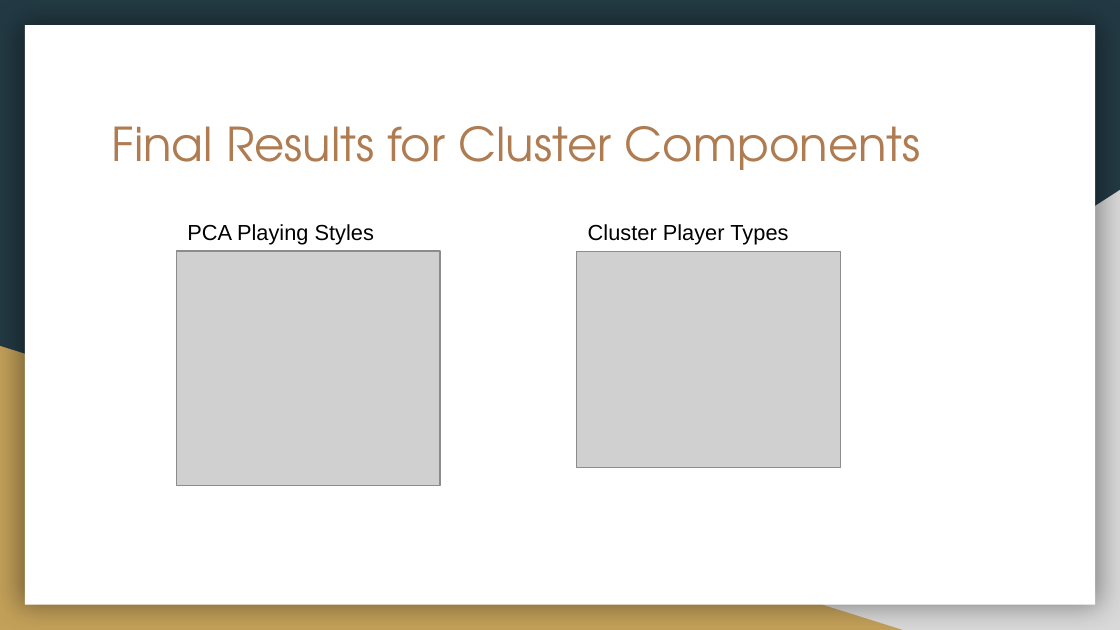
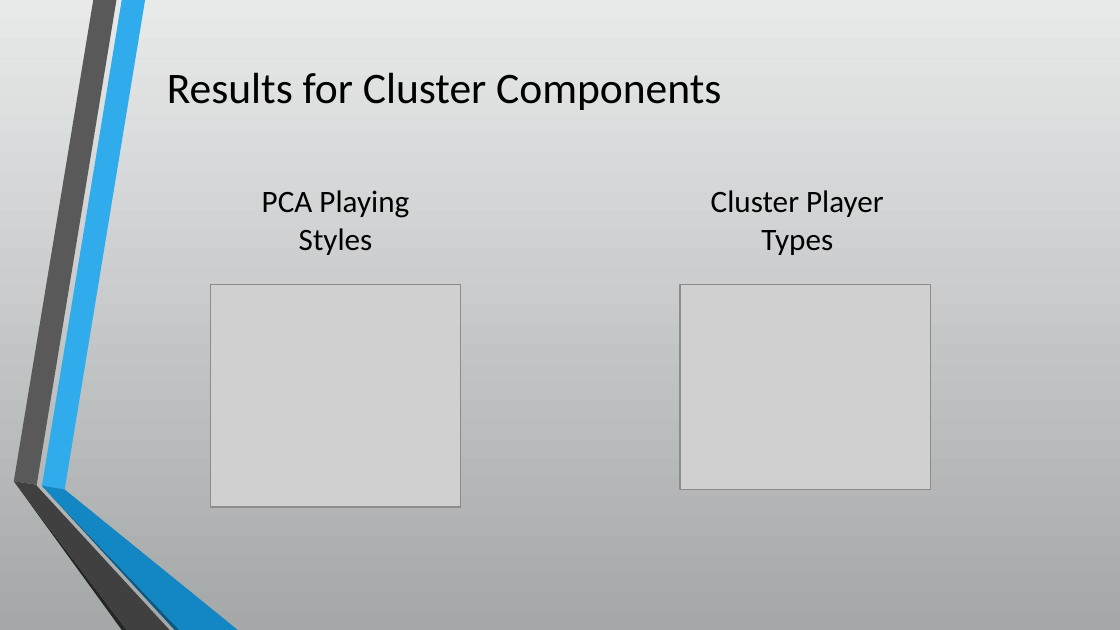
Before and after one commit to joshb738/NBA_Player_Analysis, a slide deck: slide 8 of Visualization/NBA_PLAYER_ANALYSIS.pptx. Drawn at 1120x630 pixels with LibreOffice and Linux fonts; fonts in the diff are those of the drawing; grey boxes stand for pictures. Boxes give left, top, right and bottom in pixels: in the first picture for what was removed or moved away, otherwise in the second. Text is boxed around its words. In the diff, an @@ line names an element or a change of style, - is before the commit and + after.

```diff
--- a/Visualization/NBA_PLAYER_ANALYSIS.pptx
+++ b/Visualization/NBA_PLAYER_ANALYSIS.pptx
@@ background #233A44 to gradient #E9EAEB to #A5A8A9 @@
@@ rectangle removed at [25,26,1095,605] @@
@@ text "Results for Cluster Components" at [167,72,721,110]: vertical alignment top to middle @@
@@ text at [167,72,721,110]: text changed; size 30 to 28 pt; font TeX Gyre Adventor to Calibri; text colour #AF7B51 to #000000 @@
-Final Results for Cluster Components
+Results for Cluster Components
@@ text "PCA Playing Styles": place and size @@
-text "PCA Playing Styles" at [187,224,374,245]
+text "PCA Playing Styles" at [262,190,409,255]
@@ text "PCA Playing Styles" at [262,190,409,255]: size 14 to 20 pt, font Arial to Calibri; alignment left to centre @@
@@ text "Cluster Player Types" at [711,190,884,255]: size 14 to 20 pt, font Arial to Calibri; alignment left to centre @@
@@ text "Cluster Player Types": place and size @@
-text "Cluster Player Types" at [588,224,788,245]
+text "Cluster Player Types" at [711,190,884,255]
@@ right triangle removed at [439,190,1120,630] @@
@@ picture: place and size @@
-picture at [176,251,439,485]
+picture at [211,284,461,507]
@@ picture: place and size @@
-picture at [577,251,840,467]
+picture at [680,284,931,489]
@@ right triangle removed at [0,346,903,630] @@
@@ group added at [13,0,239,630]: 6 freeform shapes @@
```
Also in this commit, not shown: 10 other slides changed, 1 slide added, 1 slide removed, 1 other file.
